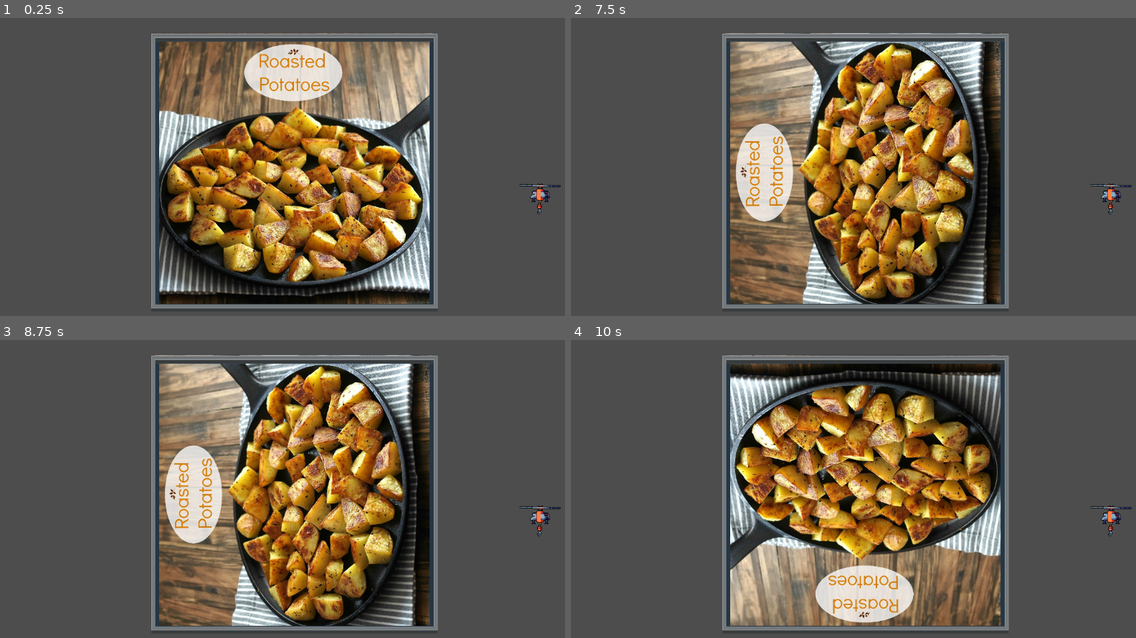
Above: before the commit, frames 1-4 (two rows, left to right).
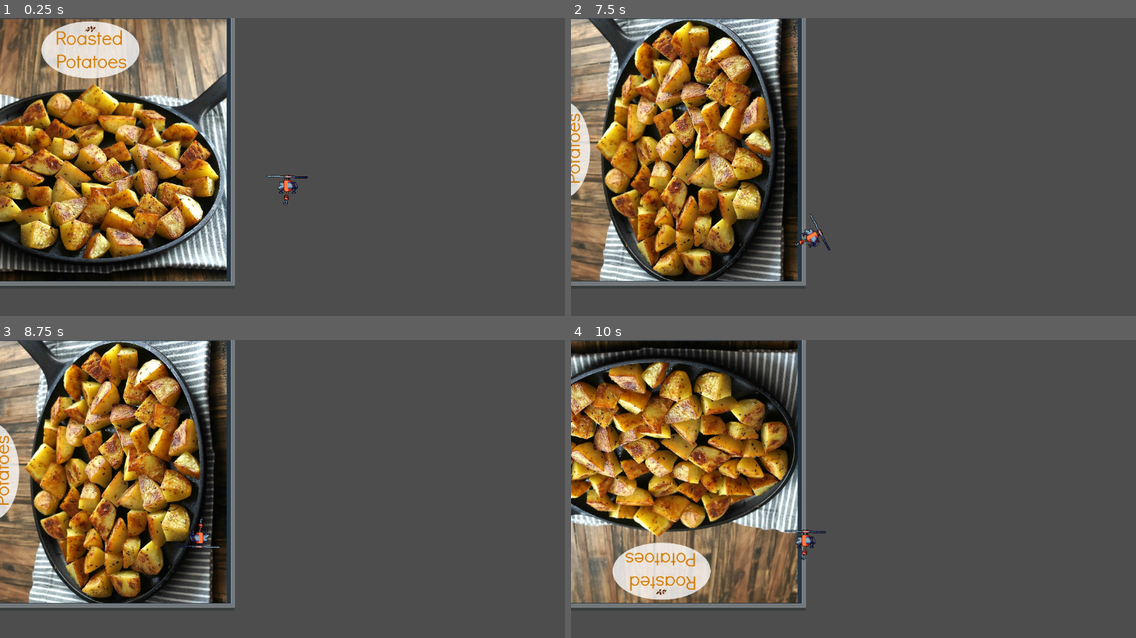
Above: after the commit, the same moments.

Repository: Luna264/gravitygame
Game: Godot game, scene res://node_2d.tscn
Two runs of this game, one before a commit and one after it. Both use one fixed random seed, a clock stepped at 60 frames per second and the inputs below.
Inputs:
- Up to frame 1 (0.25 s): no input
- Up to frame 2 (7.5 s): tap Enter at 0.5 s; hold D (gravRight) 0.53-1.28 s; tap Alt every 1.5 s from 0.6 to 6.6 s; hold S (gravDown) 1.28-2.03 s; tap Shift every 1.5 s from 1.35 to 7.35 s; hold D (gravRight) 2.03-2.78 s; hold W (gravUp) 2.78-3.53 s; hold A (gravLeft) 3.53-5.03 s; hold S (gravDown) 5.03-5.78 s; hold D (gravRight) 5.78-6.53 s; hold W (gravUp) 6.53-7.28 s; hold D (gravRight) from 7.28 s (still down)
- Up to frame 3 (8.75 s): release D (gravRight) at 8.03 s; hold S (gravDown) from 8.03 s (still down); tap Alt at 8.1 s
- Up to frame 4 (10 s): release S (gravDown) at 8.78 s; hold A (gravLeft) 8.78-9.53 s; tap Shift at 8.85 s; hold W (gravUp) from 9.53 s (still down); tap Alt at 9.6 s

The runs differ from the first frame. In frame 1, 69% of the frame differs, in the area x 0-100%, y 0-98%; in frame 2, 69%; in frame 3, 69%; in frame 4, 68%.

Commit message:
drone fix

Diff:
--- a/Game/gravitygame/node_2d.tscn
+++ b/Game/gravitygame/node_2d.tscn
@@ -1,46 +1,9 @@
-[gd_scene load_steps=13 format=4 uid="uid://dvppk7firvhi6"]
+[gd_scene load_steps=7 format=4 uid="uid://dvppk7firvhi6"]
 
 [ext_resource type="Script" uid="uid://r1uk5sjryyra" path="res://node_2d.gd" id="1_0hol4"]
-[ext_resource type="Texture2D" uid="uid://bujdnsoq255ln" path="res://temp drone/Walk.png" id="1_wtcfe"]
 [ext_resource type="Texture2D" uid="uid://hv7bvlsfs8xd" path="res://potatoes.jpg" id="2_epypp"]
-[ext_resource type="Script" uid="uid://coomw7ewnv4y3" path="res://square_bg.gd" id="3_0hol4"]
+[ext_resource type="PackedScene" path="res://ameera_drone_test.tscn" id="5_kdubu"]
 [ext_resource type="Texture2D" uid="uid://b2legxs3pwddr" path="res://tileset_sf.png" id="5_q6r6c"]
-
-[sub_resource type="AtlasTexture" id="AtlasTexture_0e48y"]
-atlas = ExtResource("1_wtcfe")
-region = Rect2(0, 0, 96, 80)
-
-[sub_resource type="AtlasTexture" id="AtlasTexture_epypp"]
-atlas = ExtResource("1_wtcfe")
-region = Rect2(96, 0, 96, 80)
-
-[sub_resource type="AtlasTexture" id="AtlasTexture_0hol4"]
-atlas = ExtResource("1_wtcfe")
-region = Rect2(192, 0, 96, 80)
-
-[sub_resource type="AtlasTexture" id="AtlasTexture_q6r6c"]
-atlas = ExtResource("1_wtcfe")
-region = Rect2(288, 0, 96, 80)
-
-[sub_resource type="SpriteFrames" id="SpriteFrames_kdubu"]
-animations = [{
-"frames": [{
-"duration": 1.0,
-"texture": SubResource("AtlasTexture_0e48y")
-}, {
-"duration": 1.0,
-"texture": SubResource("AtlasTexture_epypp")
-}, {
-"duration": 1.0,
-"texture": SubResource("AtlasTexture_0hol4")
-}, {
-"duration": 1.0,
-"texture": SubResource("AtlasTexture_q6r6c")
-}],
-"loop": true,
-"name": &"walk",
-"speed": 8.0
-}]
 
 [sub_resource type="TileSetAtlasSource" id="TileSetAtlasSource_q6r6c"]
 texture = ExtResource("5_q6r6c")
@@ -1874,24 +1837,16 @@
 [node name="gravityflip" type="Node2D"]
 script = ExtResource("1_0hol4")
 
-[node name="drone" type="Node2D" parent="."]
-
-[node name="AnimatedSprite2D" type="AnimatedSprite2D" parent="drone"]
-texture_filter = 1
-position = Vector2(1086, 363)
-sprite_frames = SubResource("SpriteFrames_kdubu")
-animation = &"walk"
-frame = 3
-frame_progress = 0.39870358
-
 [node name="level" type="Node2D" parent="."]
 
 [node name="SquareBg" type="Sprite2D" parent="level"]
 position = Vector2(590, 311)
 scale = Vector2(0.35, 0.35)
 texture = ExtResource("2_epypp")
-script = ExtResource("3_0hol4")
 
 [node name="TileMapLayer" type="TileMapLayer" parent="level"]
 tile_map_data = PackedByteArray("AAAVAAIAAQBOABgAAAAWAAIAAQBPABgAAAAXAAIAAQBQABgAAAAYAAIAAQBRABgAAAAZAAIAAQBSABgAAAAaAA …(2160 unchanged characters)…
 tile_set = SubResource("TileSet_kdubu")
+
+[node name="drone test" parent="." instance=ExtResource("5_kdubu")]
+position = Vector2(984, 370)
--- a/Game/gravitygame/square_bg.gd
+++ b/Game/gravitygame/square_bg.gd
@@ -1,4 +1,4 @@
-extends Sprite2D
+extends CharacterBody2D
 
 
 # Called when the node enters the scene tree for the first time.
--- a/Game/gravitygame/temp drone/drone.gd
+++ b/Game/gravitygame/temp drone/drone.gd
@@ -1,6 +1,6 @@
 extends CharacterBody2D
 
-@onready var drone: CharacterBody2D = $"."
+
 
 func rotate_left():
 	var tween = create_tween()
--- a/Game/gravitygame/temp drone/drone.tscn
+++ b/Game/gravitygame/temp drone/drone.tscn
@@ -1,7 +1,22 @@
-[gd_scene load_steps=7 format=3 uid="uid://cyokgrcsw1k4r"]
+[gd_scene load_steps=7 format=3 uid="uid://ccuysms5rhg1t"]
 
-[ext_resource type="Script" uid="uid://coomw7ewnv4y3" path="res://square_bg.gd" id="1_066gn"]
+[ext_resource type="Script" path="res://temp drone/drone.gd" id="1_066gn"]
 [ext_resource type="Texture2D" uid="uid://bujdnsoq255ln" path="res://temp drone/Walk.png" id="1_sqhos"]
+
+[sub_resource type="Animation" id="Animation_puw62"]
+length = 0.001
+tracks/0/type = "value"
+tracks/0/imported = false
+tracks/0/enabled = true
+tracks/0/path = NodePath("Walk:frame")
+tracks/0/interp = 1
+tracks/0/loop_wrap = true
+tracks/0/keys = {
+"times": PackedFloat32Array(0),
+"transitions": PackedFloat32Array(1),
+"update": 1,
+"values": [0]
+}
 
 [sub_resource type="Animation" id="Animation_d5du7"]
 resource_name = "walk"
@@ -18,21 +33,6 @@
 "transitions": PackedFloat32Array(1, 1, 1),
 "update": 1,
 "values": [0, 1, 3]
-}
-
-[sub_resource type="Animation" id="Animation_puw62"]
-length = 0.001
-tracks/0/type = "value"
-tracks/0/imported = false
-tracks/0/enabled = true
-tracks/0/path = NodePath("Walk:frame")
-tracks/0/interp = 1
-tracks/0/loop_wrap = true
-tracks/0/keys = {
-"times": PackedFloat32Array(0),
-"transitions": PackedFloat32Array(1),
-"update": 1,
-"values": [0]
 }
 
 [sub_resource type="AnimationLibrary" id="AnimationLibrary_30i2v"]
